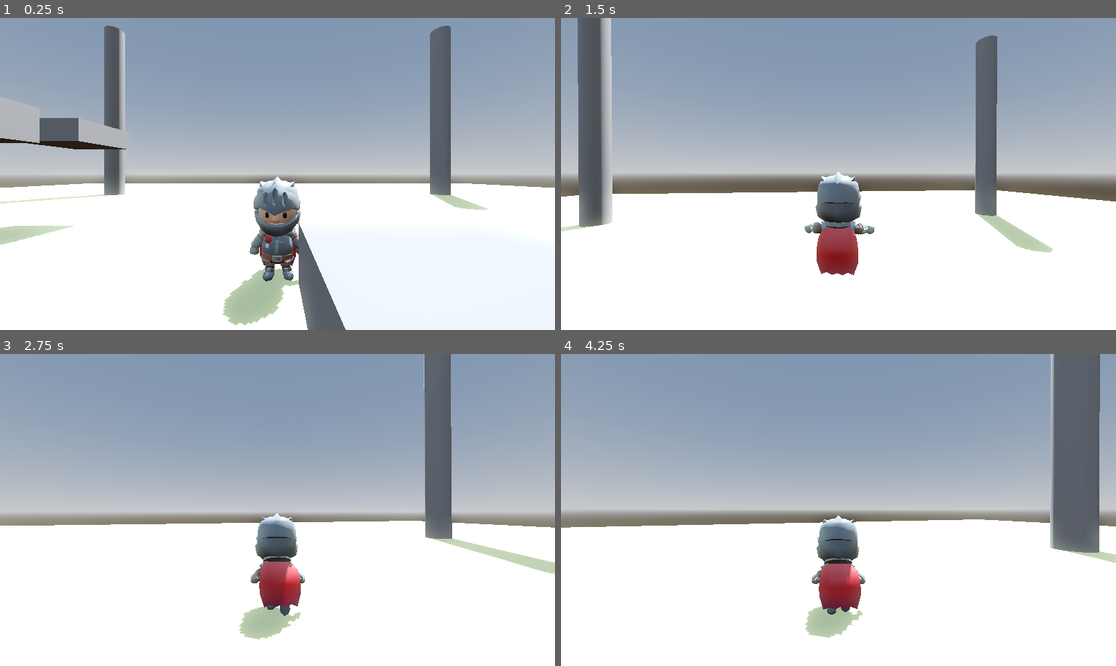
Above: before the commit, frames 1-4 (two rows, left to right).
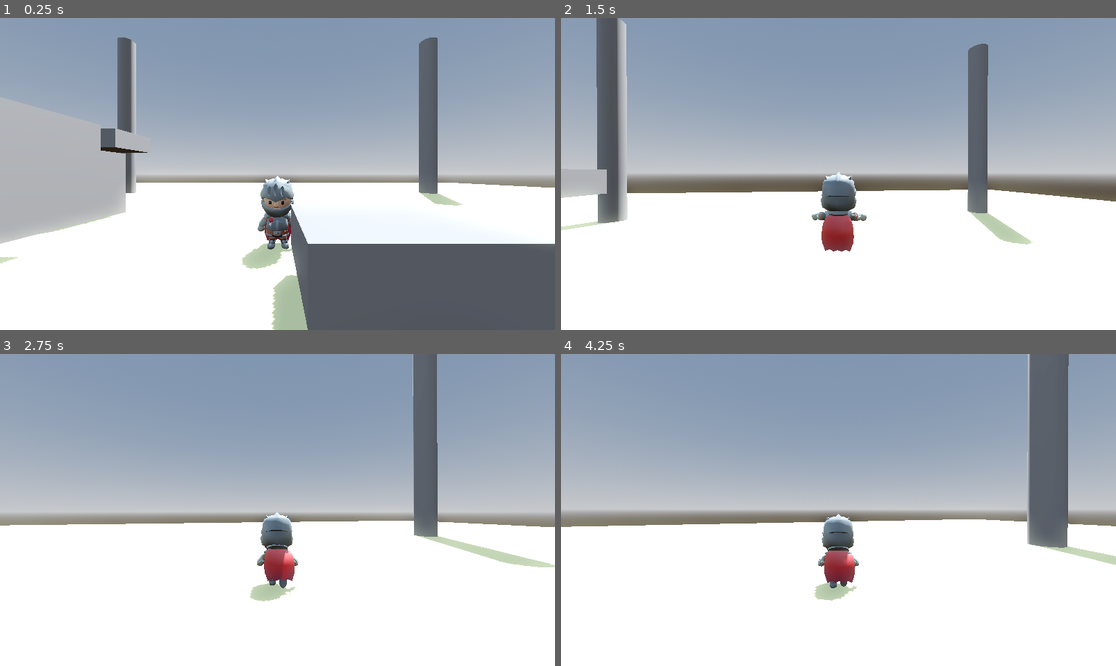
Above: after the commit, the same moments.

Repository: Lukko-Digital/walkington-city
Game: Godot game, scene res://levels/main.tscn
Same seed, same stepped clock (60 frames per second), same inputs: the game is played once before the commit and once after it.
Inputs (mouse positions are in pixels of both pictures, inside the frame that each line leads up to):
- Up to frame 1 (0.25 s): no input
- Up to frame 2 (1.5 s): move the mouse to (866, 174) at 0.52 s; hold Right mouse button (recall) 0.53-1.28 s; hold W (forward) from 0.53 s (still down); tap Space (jump) at 0.77 s; move the mouse to (810, 174) at 1.27 s; click (810, 174) at 1.35 s
- Up to frame 3 (2.75 s): keep holding W (forward); tap Space (jump) at 1.52 s; move the mouse to (288, 503) at 2.02 s; hold Right mouse button (recall) from 2.03 s (still down)
- Up to frame 4 (4.25 s): keep holding W (forward); move the mouse to (832, 516) at 2.77 s; release Right mouse button (recall) at 2.78 s; click (832, 516) at 2.85 s; tap Space (jump) at 3.02, 3.77 s; move the mouse to (877, 513) at 3.52 s; hold Right mouse button (recall) from 3.53 s (still down)

The runs differ from the first frame. In frame 1, 25% of the frame differs, in the area x 0-100%, y 2-100%; in frame 2, 9.3%; in frame 3, 5.8%; in frame 4, 9.2%.

Commit message:
camera zooms when moving

Diff:
--- a/knight2.gd
+++ b/knight2.gd
@@ -27,7 +27,7 @@
 	handle_jump()
 	move_and_slide()
 	handle_airborne_animations()
-	#print(camera_arm.rotation.y, " | ", model.rotation.y)
+	camera_zoom_out(delta)
 
 func handle_gravity(delta):
 	velocity.y -= gravity * delta * 2
@@ -61,8 +61,12 @@
 	camera_arm.rotation.y = lerp_angle(camera_arm.rotation.y, model.rotation.y, delta)
 	camera_arm.rotation.x = lerp_angle(camera_arm.rotation.x, 0.0, delta)
 
+func camera_zoom_out(delta):
+	camera_arm.spring_length = lerp(camera_arm.spring_length, 7.0, delta)
+
 func _unhandled_input(event):
 	if event is InputEventMouseMotion:
 		camera_arm.rotation.x -= event.relative.y * MOUSE_SENSITIVITY
 		camera_arm.rotation_degrees.x = clamp(camera_arm.rotation_degrees.x, -90.0, 30.0)
 		camera_arm.rotation.y -= event.relative.x * MOUSE_SENSITIVITY
+		camera_arm.spring_length = lerp(camera_arm.spring_length, 2.0, event.relative.length() * 0.001)
--- a/knight2.tscn
+++ b/knight2.tscn
@@ -37,7 +37,6 @@
 advance_condition = &"grounded"
 
 [sub_resource type="AnimationNodeStateMachineTransition" id="AnimationNodeStateMachineTransition_qtlda"]
-xfade_time = 0.1
 
 [sub_resource type="AnimationNodeStateMachine" id="AnimationNodeStateMachine_03irh"]
 states/IdleWalk/node = SubResource("AnimationNodeBlendSpace1D_ah4l5")
@@ -57,23 +56,23 @@
 
 [node name="Skeleton3D" parent="Rig" index="0"]
 transform = Transform3D(-1, 0, -8.74228e-08, 0, 1, 0, 8.74228e-08, 0, -1, 0, 0, 0)
-bones/1/position = Vector3(0, 0.36807, 0)
+bones/1/position = Vector3(0, 0.378074, 0)
 bones/1/rotation = Quaternion(-1.11123e-10, 0.0431578, 2.57241e-09, 0.999068)
-bones/4/rotation = Quaternion(-0.550592, -0.0568627, -0.640105, 0.532805)
-bones/5/rotation = Quaternion(4.53958e-08, -3.25822e-08, -0.5126, 0.858628)
-bones/7/rotation = Quaternion(-0.320609, -0.338895, 0.148054, 0.872032)
-bones/8/rotation = Quaternion(0.00120485, 0.00120485, -0.70267, 0.711514)
-bones/14/rotation = Quaternion(-0.609357, 0.0774018, 0.615451, 0.493877)
-bones/15/rotation = Quaternion(5.40645e-08, 5.81337e-08, 0.535092, 0.844793)
-bones/17/rotation = Quaternion(-0.319733, 0.314884, -0.230241, 0.863486)
-bones/18/rotation = Quaternion(0.00372035, 0.00438203, 0.703229, 0.710941)
+bones/4/rotation = Quaternion(-0.551811, -0.0626069, -0.65659, 0.510367)
+bones/5/rotation = Quaternion(1.15757e-08, -5.07355e-08, -0.477184, 0.878804)
+bones/7/rotation = Quaternion(-0.316696, -0.329988, 0.134355, 0.879068)
+bones/8/rotation = Quaternion(0.00166512, 0.00166512, -0.700967, 0.71319)
+bones/14/rotation = Quaternion(-0.611301, 0.0827362, 0.62951, 0.472422)
+bones/15/rotation = Quaternion(3.18782e-08, 4.83227e-08, 0.501212, 0.865325)
+bones/17/rotation = Quaternion(-0.315341, 0.30414, -0.216086, 0.872563)
+bones/18/rotation = Quaternion(0.00430163, 0.00506669, 0.702619, 0.711536)
 bones/21/rotation = Quaternion(-5.80608e-11, -0.0313417, -1.88012e-09, 0.999509)
-bones/24/rotation = Quaternion(0.98935, 0.0838184, 0.0788919, 0.0890948)
-bones/25/rotation = Quaternion(0.400425, 5.71386e-08, -2.7201e-07, 0.91633)
-bones/26/rotation = Quaternion(-0.624352, -0.200486, 0.0777503, 0.750963)
-bones/28/rotation = Quaternion(0.991162, -0.0335157, 0.0297454, 0.124861)
-bones/29/rotation = Quaternion(0.444001, -5.88818e-08, 3.12036e-07, 0.896026)
-bones/30/rotation = Quaternion(-0.650146, 0.112372, -0.0238415, 0.751075)
+bones/24/rotation = Quaternion(0.991497, 0.0831957, 0.0771994, 0.0636598)
+bones/25/rotation = Quaternion(0.333283, 5.74203e-08, -2.34667e-07, 0.942827)
+bones/26/rotation = Quaternion(-0.589175, -0.204255, 0.0657397, 0.778994)
+bones/28/rotation = Quaternion(0.993812, -0.0319493, 0.0303913, 0.101944)
+bones/29/rotation = Quaternion(0.38458, -6.0933e-08, 2.69056e-07, 0.923092)
+bones/30/rotation = Quaternion(-0.618043, 0.1134, -0.0182227, 0.777709)
 bones/31/rotation = Quaternion(3.04791e-08, 0.920355, -0.391084, -6.94849e-08)
 bones/32/rotation = Quaternion(0.707107, -2.29302e-07, -4.60552e-08, 0.707107)
 bones/33/position = Vector3(0.202182, 0.0259903, 0.205181)
@@ -85,44 +84,44 @@
 bones/40/rotation = Quaternion(-0.707107, -7.05285e-08, -7.05285e-08, 0.707107)
 bones/41/rotation = Quaternion(-5.83589e-09, 6.43837e-10, 0.994809, 0.101756)
 bones/42/rotation = Quaternion(-1.04035e-07, 0.391084, 0.920355, -2.95261e-08)
-bones/47/position = Vector3(0.520841, 0.771827, -0.0576374)
+bones/47/position = Vector3(0.520841, 0.767916, -0.0576374)
 bones/47/rotation = Quaternion(0.794627, -1.11759e-07, 0.607098, -5.96046e-08)
-bones/49/position = Vector3(-0.510844, 0.771827, 0.0597369)
+bones/49/position = Vector3(-0.510844, 0.767916, 0.0597369)
 bones/49/rotation = Quaternion(-0.758253, -1.52737e-07, 0.651961, -1.11759e-08)
 
 [node name="1H_Sword_Offhand" parent="Rig/Skeleton3D" index="0"]
-transform = Transform3D(8.7935e-07, 0.262863, 0.964832, 0.999915, -0.0125078, 0.00340719, 0.0129639, 0.964751, -0.262842, 0.511758, 0.620085, -0.00114189)
+transform = Transform3D(-2.13092e-07, 0.262864, 0.964832, 0.999839, -0.0172854, 0.0047098, 0.0179158, 0.964677, -0.262822, 0.511827, 0.614583, -0.0034831)
 visible = false
 
 [node name="Badge_Shield" parent="Rig/Skeleton3D" index="1"]
-transform = Transform3D(9.01766e-07, 0.262863, 0.964832, 0.999915, -0.0125104, 0.00340786, 0.0129665, 0.964751, -0.262841, 0.662161, 0.620616, -0.042115)
+transform = Transform3D(-1.90674e-07, 0.262864, 0.964832, 0.999839, -0.017288, 0.00471046, 0.0179184, 0.964677, -0.262822, 0.66223, 0.615317, -0.0444532)
 visible = false
 
 [node name="Rectangle_Shield" parent="Rig/Skeleton3D" index="2"]
-transform = Transform3D(9.01766e-07, 0.262863, 0.964832, 0.999915, -0.0125104, 0.00340786, 0.0129665, 0.964751, -0.262841, 0.662161, 0.620616, -0.042115)
+transform = Transform3D(-1.90674e-07, 0.262864, 0.964832, 0.999839, -0.017288, 0.00471046, 0.0179184, 0.964677, -0.262822, 0.66223, 0.615317, -0.0444532)
 visible = false
 
 [node name="Round_Shield" parent="Rig/Skeleton3D" index="3"]
-transform = Transform3D(9.01766e-07, 0.262863, 0.964832, 0.999915, -0.0125104, 0.00340786, 0.0129665, 0.964751, -0.262841, 0.662161, 0.620616, -0.042115)
+transform = Transform3D(-1.90674e-07, 0.262864, 0.964832, 0.999839, -0.017288, 0.00471046, 0.0179184, 0.964677, -0.262822, 0.66223, 0.615317, -0.0444532)
 visible = false
 
 [node name="Spike_Shield" parent="Rig/Skeleton3D" index="4"]
-transform = Transform3D(9.01766e-07, 0.262863, 0.964832, 0.999915, -0.0125104, 0.00340786, 0.0129665, 0.964751, -0.262841, 0.662161, 0.620616, -0.042115)
+transform = Transform3D(-1.90674e-07, 0.262864, 0.964832, 0.999839, -0.017288, 0.00471046, 0.0179184, 0.964677, -0.262822, 0.66223, 0.615317, -0.0444532)
 visible = false
 
 [node name="1H_Sword" parent="Rig/Skeleton3D" index="5"]
-transform = Transform3D(-0.00262138, -0.161199, 0.986918, 0.999939, -0.0109113, 0.000873362, 0.0106281, 0.986861, 0.161218, -0.495719, 0.62445, 0.140445)
+transform = Transform3D(-0.00304125, -0.162962, 0.986627, 0.999919, -0.0126163, 0.000998123, 0.0122852, 0.986551, 0.162987, -0.496303, 0.618555, 0.138112)
 visible = false
 
 [node name="2H_Sword" parent="Rig/Skeleton3D" index="6"]
-transform = Transform3D(-0.0026214, -0.161199, 0.986918, 0.999939, -0.0109113, 0.000873376, 0.0106281, 0.986861, 0.161218, -0.495719, 0.62445, 0.140445)
+transform = Transform3D(-0.00304126, -0.162962, 0.986627, 0.999919, -0.0126163, 0.000998136, 0.0122852, 0.986551, 0.162987, -0.496303, 0.618555, 0.138112)
 visible = false
 
 [node name="Knight_Helmet" parent="Rig/Skeleton3D" index="7"]
-transform = Transform3D(0.99972, -1.40143e-09, 0.0236466, 1.39341e-09, 1, 3.55686e-10, -0.0236466, -3.22637e-10, 0.99972, 4.69869e-07, 1.1783, -1.19779e-07)
+transform = Transform3D(0.99972, -1.40143e-09, 0.0236466, 1.39341e-09, 1, 3.55686e-10, -0.0236466, -3.22637e-10, 0.99972, 4.69869e-07, 1.1883, -1.19779e-07)
 
 [node name="Knight_Cape" parent="Rig/Skeleton3D" index="8"]
-transform = Transform3D(0.996275, -5.14962e-09, 0.0862353, 5.13043e-09, 1, 4.44077e-10, -0.0862353, 1.8939e-15, 0.996275, -1.63023e-08, 1.1783, -1.40136e-07)
+transform = Transform3D(0.996275, -5.14962e-09, 0.0862353, 5.13043e-09, 1, 4.44077e-10, -0.0862353, 1.8939e-15, 0.996275, -1.63023e-08, 1.1883, -1.40136e-07)
 
 [node name="AnimationTree" type="AnimationTree" parent="." index="2"]
 tree_root = SubResource("AnimationNodeStateMachine_03irh")
@@ -137,7 +136,7 @@
 
 [node name="CameraArm" type="SpringArm3D" parent="." index="4"]
 transform = Transform3D(1, 0, 0, 0, 1, 0, 0, 0, 1, 0, 2.5, 0)
-spring_length = 5.0
+spring_length = 7.0
 margin = 0.1
 
 [node name="Camera3D" type="Camera3D" parent="CameraArm" index="0"]
